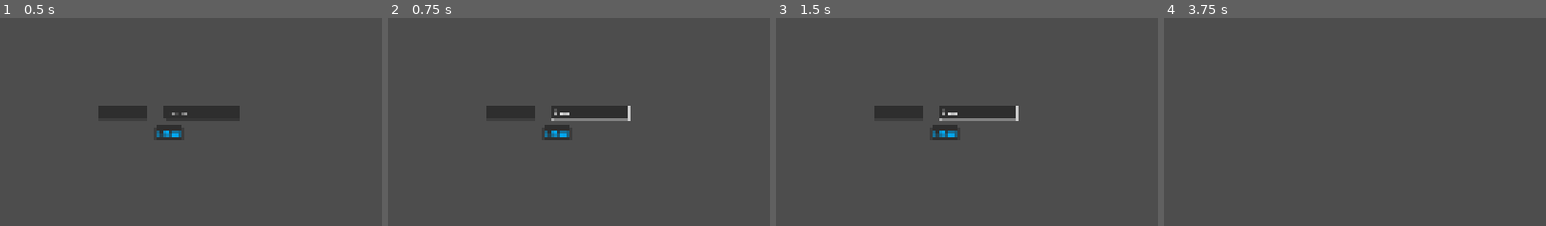
Above: before the commit, frames 1-4 (left to right).
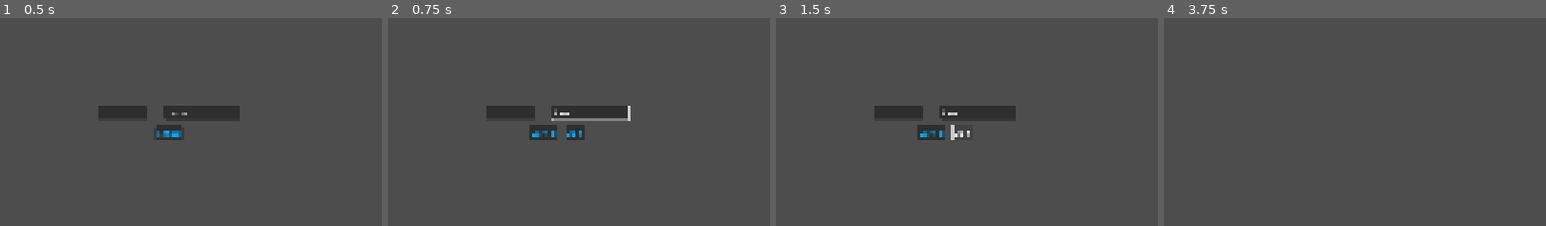
Above: after the commit, the same moments.

Repository: Phillip383/StoryGraph
Game: Godot game, scene res://scenes/UI/Popups/Add_Property/add_node_property_widget.tscn
The game is run twice, just before and just after one commit, with the same random seed, the same clock (stepped at 60 frames per second) and the same inputs. This scene is started directly instead of the project's main scene.
Inputs (mouse positions are % of the whole screen's width and height, from its top left):
- Up to frame 1 (0.5 s): no input
- Up to frame 2 (0.75 s): click (54, 48) at 0.52 s; type "Alex" at 0.6 s
- Up to frame 3 (1.5 s): click (52, 52) at 1.25 s, where only the run after the commit has a clickable "Add"
- Up to frame 4 (3.75 s): click (52, 52) at 2 s, where only the run after the commit has a clickable "Add"; click (52, 52) at 2.75 s, where only the run after the commit has a clickable "Add"; click "Cancel" at 3.5 s
The pictures show only the part of the screen within x 28-78%, y 25-75%; the shares and areas given below are measured in that part.

Frame 1 is identical in both runs. In frame 2, 0.8% of the frame differs, in the area x 37-52%, y 51-59%; in frame 3, 0.9%, in the area x 37-64%, y 42-59%; in frame 4, nothing differs.

Commit message:
add property add button is now only visible if their is a name given for the property. Default values can be given empty, but the property must be named.

Diff:
--- a/scripts/editor/widget_components/inspectors/inspector_editor.gd
+++ b/scripts/editor/widget_components/inspectors/inspector_editor.gd
@@ -8,7 +8,6 @@
 # Called when the node enters the scene tree for the first time.
 func _ready() -> void:
 	super._ready()
-
 
 # Called every frame. 'delta' is the elapsed time since the previous frame.
 func _process(_delta: float) -> void:
--- a/scripts/graph_system/Options_Widgets/add_node_property_widget.gd
+++ b/scripts/graph_system/Options_Widgets/add_node_property_widget.gd
@@ -11,11 +11,14 @@
 
 var CONTAINER_VALUE_SCENE : PackedScene = load("res://scenes/UI/Popups/Add_Property/add_property_default_values_widget.tscn")
 
+@onready var property_name = $VBoxContainer/HBoxContainer/Name
 @onready var type_options = $VBoxContainer/HBoxContainer/TypeOption
 @onready var add_button = $VBoxContainer/Buttons/AddButton
 @onready var container_options = $VBoxContainer/ContainerTypesOptions
 @onready var container_values = $VBoxContainer/Values
 @onready var container_size = $VBoxContainer/ContainerTypesOptions/SpinBox
+
+const REQUIRED_NAME_LENGTH = 2
 
 ## Cached value for the currently selected type.
 var current_type
@@ -29,6 +32,13 @@
 	add_button.pressed.connect(on_add_request)
 	container_size.value_changed.connect(on_container_size_change)
 	type_options.item_selected.connect(on_type_select)
+	property_name.text_changed.connect(on_property_named)
+
+func on_property_named(text : String):
+	if not add_button.visible and text.length() >= REQUIRED_NAME_LENGTH:
+		add_button.visible = true ## I would make this more robust, but I want to allow empty default values.
+	else:
+		add_button.visible = false
 
 ## Updates the number of visible default values for the container type property.
 func on_container_size_change(value : float):
@@ -50,8 +60,6 @@
 func on_type_select(item : int):
 	if previous_value_editor:
 		clear_previous_value()
-	if not add_button.visible:
-		add_button.visible = true ## I would make this more robust, but I want to allow empty default values.
 
 	current_type = item
 	match item:
